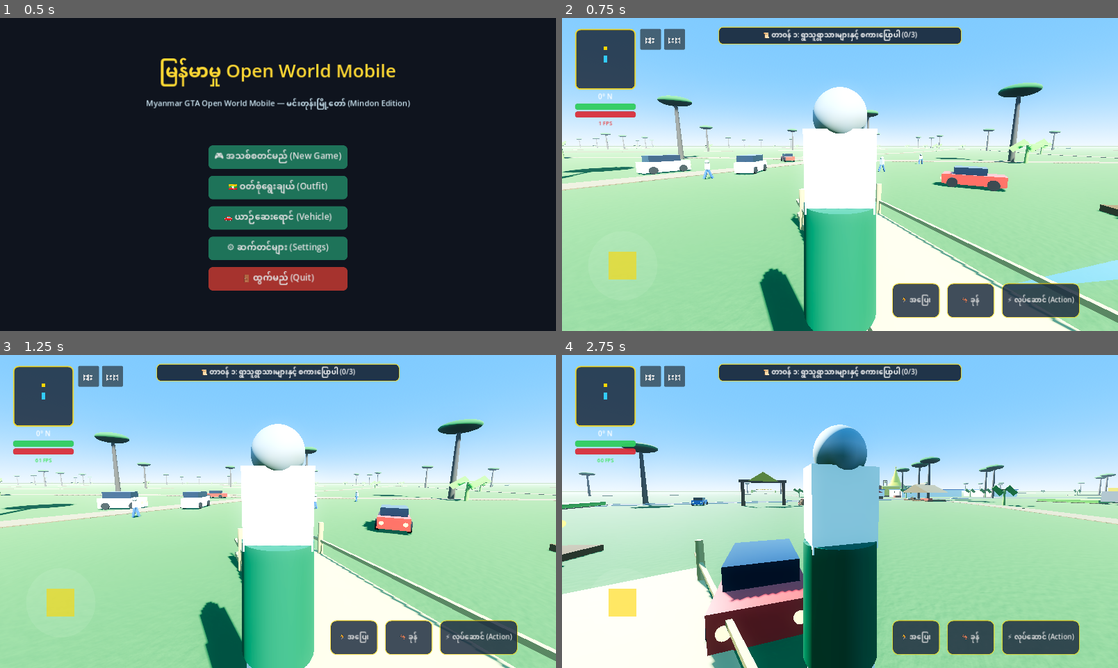
Above: before the commit, frames 1-4 (two rows, left to right).
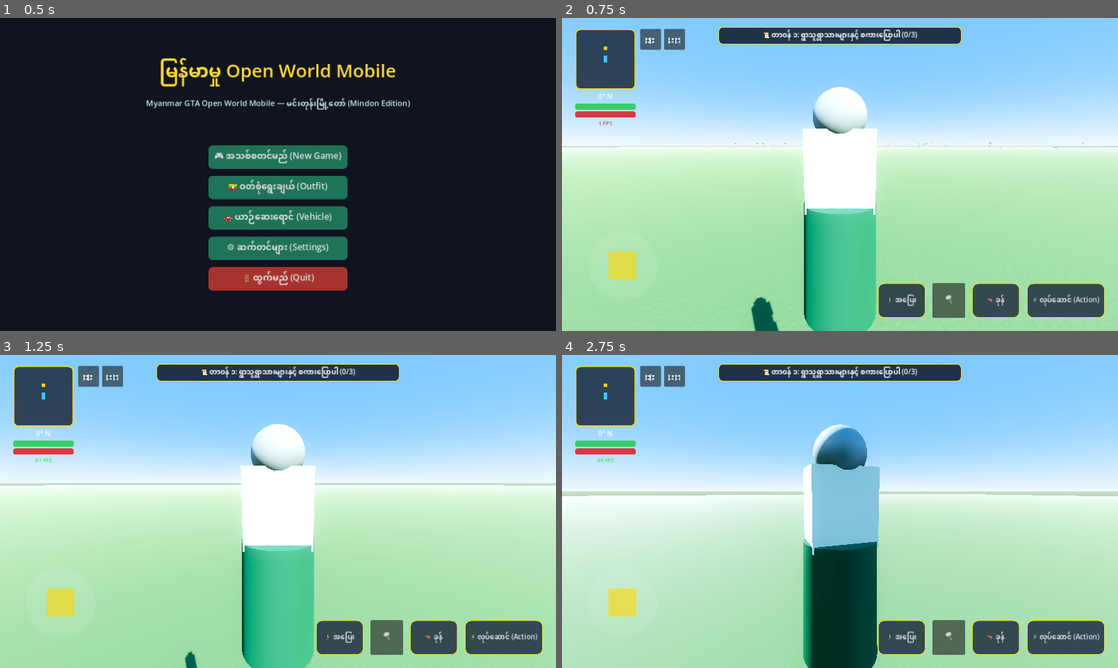
Above: after the commit, the same moments.

Repository: sudohlaingwin/gta-open-world
Game: Godot game, scene res://scenes/main_menu.tscn
Two runs of this game, one before a commit and one after it. Both use one fixed random seed, a clock stepped at 60 frames per second and the inputs below.
Inputs (mouse positions are in pixels of both pictures, inside the frame that each line leads up to):
- Up to frame 1 (0.5 s): no input
- Up to frame 2 (0.75 s): click "🎮 အသစ်စတင်မည် (New Game)" at 0.5 s
- Up to frame 3 (1.25 s): no input
- Up to frame 4 (2.75 s): drag from (628, 611) to (895, 442) at 1.27 s; drag from (728, 527) to (812, 574) at 2.02 s

Frame 1 is identical in both runs. In frame 2, 14% of the frame differs, in the area x 0-100%, y 20-100%; in frame 3, 14%; in frame 4, 25%, in the area x 0-100%, y 22-100%.

Commit message:
feat(slice-148): massive aviation & bullock cart scaling overhaul (11.2m plane, 10.5m heli, 6.8m cart)

Diff:
--- a/scenes/airplane.tscn
+++ b/scenes/airplane.tscn
@@ -1,64 +1,74 @@
-[gd_scene load_steps=11 format=3]
+[gd_scene load_steps=12 format=3]
 
 [ext_resource type="Script" path="res://scripts/aircraft_controller.gd" id="1_aircraft"]
 
 [sub_resource type="BoxShape3D" id="BoxShape3D_plane"]
-size = Vector3(6.0, 1.5, 5.0)
+size = Vector3(11.2, 2.8, 8.8)
 
 [sub_resource type="CylinderMesh" id="CylinderMesh_fuselage"]
-top_radius = 0.5
-bottom_radius = 0.4
-height = 5.0
+top_radius = 0.95
+bottom_radius = 0.75
+height = 8.6
 
 [sub_resource type="BoxMesh" id="BoxMesh_wings"]
-size = Vector3(6.0, 0.1, 1.2)
+size = Vector3(11.2, 0.22, 1.85)
 
 [sub_resource type="BoxMesh" id="BoxMesh_tailfin"]
-size = Vector3(0.1, 1.0, 0.8)
+size = Vector3(0.18, 1.9, 1.5)
+
+[sub_resource type="BoxMesh" id="BoxMesh_tail_wing"]
+size = Vector3(3.6, 0.12, 0.85)
 
 [sub_resource type="BoxMesh" id="BoxMesh_propeller_blade"]
-size = Vector3(1.4, 0.1, 0.05)
+size = Vector3(2.4, 0.18, 0.08)
 
 [sub_resource type="StandardMaterial3D" id="StandardMaterial3D_plane"]
 albedo_color = Color(0.95, 0.95, 0.95, 1)
+roughness = 0.4
+metallic = 0.2
 
 [sub_resource type="StandardMaterial3D" id="StandardMaterial3D_prop_black"]
 albedo_color = Color(0.15, 0.15, 0.15, 1)
 
 [sub_resource type="SphereShape3D" id="SphereShape3D_interact"]
-radius = 4.0
+radius = 5.5
 
 [node name="Airplane" type="CharacterBody3D"]
 script = ExtResource("1_aircraft")
 
 [node name="CollisionShape3D" type="CollisionShape3D" parent="."]
-transform = Transform3D(1, 0, 0, 0, 1, 0, 0, 0, 1, 0, 0.75, 0)
+transform = Transform3D(1, 0, 0, 0, 1, 0, 0, 0, 1, 0, 1.4, 0)
 shape = SubResource("BoxShape3D_plane")
 
 [node name="VisualMesh" type="Node3D" parent="."]
 
 [node name="Fuselage" type="MeshInstance3D" parent="VisualMesh"]
-transform = Transform3D(1, 0, 0, 0, -4.37114e-08, 1, 0, -1, -4.37114e-08, 0, 0.75, 0)
+transform = Transform3D(1, 0, 0, 0, -4.37114e-08, 1, 0, -1, -4.37114e-08, 0, 1.4, 0)
 mesh = SubResource("CylinderMesh_fuselage")
 surface_material_override/0 = SubResource("StandardMaterial3D_plane")
 
 [node name="Wings" type="MeshInstance3D" parent="VisualMesh"]
-transform = Transform3D(1, 0, 0, 0, 1, 0, 0, 0, 1, 0, 0.8, -0.3)
+transform = Transform3D(1, 0, 0, 0, 1, 0, 0, 0, 1, 0, 1.7, -0.6)
 mesh = SubResource("BoxMesh_wings")
 surface_material_override/0 = SubResource("StandardMaterial3D_plane")
 
+[node name="TailWing" type="MeshInstance3D" parent="VisualMesh"]
+transform = Transform3D(1, 0, 0, 0, 1, 0, 0, 0, 1, 0, 1.6, 3.6)
+mesh = SubResource("BoxMesh_tail_wing")
+surface_material_override/0 = SubResource("StandardMaterial3D_plane")
+
 [node name="Tailfin" type="MeshInstance3D" parent="VisualMesh"]
-transform = Transform3D(1, 0, 0, 0, 1, 0, 0, 0, 1, 0, 1.4, 2.0)
+transform = Transform3D(1, 0, 0, 0, 1, 0, 0, 0, 1, 0, 2.45, 3.5)
 mesh = SubResource("BoxMesh_tailfin")
 surface_material_override/0 = SubResource("StandardMaterial3D_plane")
 
 [node name="Propeller" type="MeshInstance3D" parent="VisualMesh"]
-transform = Transform3D(1, 0, 0, 0, 1, 0, 0, 0, 1, 0, 0.75, -2.55)
+transform = Transform3D(1, 0, 0, 0, 1, 0, 0, 0, 1, 0, 1.4, -4.35)
 mesh = SubResource("BoxMesh_propeller_blade")
 surface_material_override/0 = SubResource("StandardMaterial3D_prop_black")
 
 [node name="CockpitSeat" type="Marker3D" parent="."]
-transform = Transform3D(1, 0, 0, 0, 1, 0, 0, 0, 1, 0, 0.9, -0.2)
+transform = Transform3D(1, 0, 0, 0, 1, 0, 0, 0, 1, 0, 1.5, -0.4)
 
 [node name="InteractionArea" type="Area3D" parent="."]
 
--- a/scenes/bullock_cart.tscn
+++ b/scenes/bullock_cart.tscn
@@ -3,49 +3,50 @@
 [ext_resource type="Script" path="res://scripts/mount_controller.gd" id="1_cart"]
 
 [sub_resource type="BoxShape3D" id="BoxShape3D_cart"]
-size = Vector3(2.0, 1.6, 5.2)
+size = Vector3(2.6, 2.4, 6.8)
 
 [sub_resource type="BoxMesh" id="BoxMesh_cart_body"]
-size = Vector3(1.8, 0.8, 2.8)
+size = Vector3(2.4, 0.95, 3.8)
 
 [sub_resource type="StandardMaterial3D" id="StandardMaterial3D_wood"]
 albedo_color = Color(0.45, 0.28, 0.14, 1)
+roughness = 0.85
 
 [sub_resource type="CylinderMesh" id="CylinderMesh_wheel"]
-top_radius = 0.8
-bottom_radius = 0.8
-height = 0.15
+top_radius = 1.1
+bottom_radius = 1.1
+height = 0.18
 
 [sub_resource type="BoxMesh" id="BoxMesh_shaft"]
-size = Vector3(0.12, 0.12, 3.2)
+size = Vector3(0.16, 0.16, 4.4)
 
 [sub_resource type="PrismMesh" id="PrismMesh_canopy"]
 left_to_right = 0.5
-size = Vector3(1.9, 0.8, 2.6)
+size = Vector3(2.5, 1.25, 3.6)
 
 [sub_resource type="StandardMaterial3D" id="StandardMaterial3D_bamboo_mat"]
 albedo_color = Color(0.72, 0.60, 0.38, 1)
 roughness = 0.8
 
 [sub_resource type="BoxMesh" id="BoxMesh_ox_body"]
-size = Vector3(0.65, 0.85, 1.6)
+size = Vector3(0.9, 1.15, 2.4)
 
 [sub_resource type="StandardMaterial3D" id="StandardMaterial3D_ox"]
 albedo_color = Color(0.82, 0.76, 0.65, 1)
 
 [sub_resource type="BoxMesh" id="BoxMesh_ox_head"]
-size = Vector3(0.38, 0.45, 0.55)
+size = Vector3(0.5, 0.6, 0.75)
 
 [sub_resource type="CylinderMesh" id="CylinderMesh_ox_horn"]
-top_radius = 0.02
-bottom_radius = 0.06
-height = 0.35
+top_radius = 0.03
+bottom_radius = 0.08
+height = 0.48
 
 [sub_resource type="StandardMaterial3D" id="StandardMaterial3D_dark_horn"]
 albedo_color = Color(0.2, 0.18, 0.15, 1)
 
 [sub_resource type="SphereShape3D" id="SphereShape3D_cart_interact"]
-radius = 3.2
+radius = 4.2
 
 [node name="BullockCart" type="CharacterBody3D"]
 script = ExtResource("1_cart")
@@ -54,89 +55,89 @@
 trot_speed = 6.0
 
 [node name="CollisionShape3D" type="CollisionShape3D" parent="."]
-transform = Transform3D(1, 0, 0, 0, 1, 0, 0, 0, 1, 0, 0.8, 0)
+transform = Transform3D(1, 0, 0, 0, 1, 0, 0, 0, 1, 0, 1.2, 0)
 shape = SubResource("BoxShape3D_cart")
 
 [node name="VisualMesh" type="Node3D" parent="."]
 
 [node name="CartBody" type="MeshInstance3D" parent="VisualMesh"]
-transform = Transform3D(1, 0, 0, 0, 1, 0, 0, 0, 1, 0, 0.8, 0)
+transform = Transform3D(1, 0, 0, 0, 1, 0, 0, 0, 1, 0, 1.1, 0)
 mesh = SubResource("BoxMesh_cart_body")
 surface_material_override/0 = SubResource("StandardMaterial3D_wood")
 
 [node name="Canopy" type="MeshInstance3D" parent="VisualMesh"]
-transform = Transform3D(1, 0, 0, 0, 1, 0, 0, 0, 1, 0, 1.55, 0)
+transform = Transform3D(1, 0, 0, 0, 1, 0, 0, 0, 1, 0, 2.1, 0)
 mesh = SubResource("PrismMesh_canopy")
 surface_material_override/0 = SubResource("StandardMaterial3D_bamboo_mat")
 
 [node name="ShaftL" type="MeshInstance3D" parent="VisualMesh"]
-transform = Transform3D(1, 0, 0, 0, 1, 0, 0, 0, 1, -0.6, 0.55, -2.4)
+transform = Transform3D(1, 0, 0, 0, 1, 0, 0, 0, 1, -0.85, 0.85, -3.2)
 mesh = SubResource("BoxMesh_shaft")
 surface_material_override/0 = SubResource("StandardMaterial3D_wood")
 
 [node name="ShaftR" type="MeshInstance3D" parent="VisualMesh"]
-transform = Transform3D(1, 0, 0, 0, 1, 0, 0, 0, 1, 0.6, 0.55, -2.4)
+transform = Transform3D(1, 0, 0, 0, 1, 0, 0, 0, 1, 0.85, 0.85, -3.2)
 mesh = SubResource("BoxMesh_shaft")
 surface_material_override/0 = SubResource("StandardMaterial3D_wood")
 
 [node name="OxLeft" type="Node3D" parent="VisualMesh"]
-transform = Transform3D(1, 0, 0, 0, 1, 0, 0, 0, 1, -0.85, 0, -2.8)
+transform = Transform3D(1, 0, 0, 0, 1, 0, 0, 0, 1, -1.15, 0, -3.6)
 
 [node name="OxBody" type="MeshInstance3D" parent="VisualMesh/OxLeft"]
-transform = Transform3D(1, 0, 0, 0, 1, 0, 0, 0, 1, 0, 0.7, 0)
+transform = Transform3D(1, 0, 0, 0, 1, 0, 0, 0, 1, 0, 0.95, 0)
 mesh = SubResource("BoxMesh_ox_body")
 surface_material_override/0 = SubResource("StandardMaterial3D_ox")
 
 [node name="OxHead" type="MeshInstance3D" parent="VisualMesh/OxLeft"]
-transform = Transform3D(1, 0, 0, 0, 1, 0, 0, 0, 1, 0, 1.05, -0.9)
+transform = Transform3D(1, 0, 0, 0, 1, 0, 0, 0, 1, 0, 1.45, -1.25)
 mesh = SubResource("BoxMesh_ox_head")
 surface_material_override/0 = SubResource("StandardMaterial3D_ox")
 
 [node name="HornL" type="MeshInstance3D" parent="VisualMesh/OxLeft"]
-transform = Transform3D(0.94, -0.34, 0, 0.34, 0.94, 0, 0, 0, 1, -0.22, 1.35, -0.95)
+transform = Transform3D(0.94, -0.34, 0, 0.34, 0.94, 0, 0, 0, 1, -0.3, 1.85, -1.3)
 mesh = SubResource("CylinderMesh_ox_horn")
 surface_material_override/0 = SubResource("StandardMaterial3D_dark_horn")
 
 [node name="HornR" type="MeshInstance3D" parent="VisualMesh/OxLeft"]
-transform = Transform3D(0.94, 0.34, 0, -0.34, 0.94, 0, 0, 0, 1, 0.22, 1.35, -0.95)
+transform = Transform3D(0.94, 0.34, 0, -0.34, 0.94, 0, 0, 0, 1, 0.3, 1.85, -1.3)
 mesh = SubResource("CylinderMesh_ox_horn")
 surface_material_override/0 = SubResource("StandardMaterial3D_dark_horn")
 
 [node name="OxRight" type="Node3D" parent="VisualMesh"]
-transform = Transform3D(1, 0, 0, 0, 1, 0, 0, 0, 1, 0.85, 0, -2.8)
+transform = Transform3D(1, 0, 0, 0, 1, 0, 0, 0, 1, 1.15, 0, -3.6)
 
 [node name="OxBody" type="MeshInstance3D" parent="VisualMesh/OxRight"]
-transform = Transform3D(1, 0, 0, 0, 1, 0, 0, 0, 1, 0, 0.7, 0)
+transform = Transform3D(1, 0, 0, 0, 1, 0, 0, 0, 1, 0, 0.95, 0)
 mesh = SubResource("BoxMesh_ox_body")
 surface_material_override/0 = SubResource("StandardMaterial3D_ox")
 
 [node name="OxHead" type="MeshInstance3D" parent="VisualMesh/OxRight"]
-transform = Transform3D(1, 0, 0, 0, 1, 0, 0, 0, 1, 0, 1.05, -0.9)
+transform = Transform3D(1, 0, 0, 0, 1, 0, 0, 0, 1, 0, 1.45, -1.25)
 mesh = SubResource("BoxMesh_ox_head")
 surface_material_override/0 = SubResource("StandardMaterial3D_ox")
 
 [node name="HornL" type="MeshInstance3D" parent="VisualMesh/OxRight"]
-transform = Transform3D(0.94, -0.34, 0, 0.34, 0.94, 0, 0, 0, 1, -0.22, 1.35, -0.95)
+transform = Transform3D(0.94, -0.34, 0, 0.34, 0.94, 0, 0, 0, 1, -0.3, 1.85, -1.3)
 mesh = SubResource("CylinderMesh_ox_horn")
 surface_material_override/0 = SubResource("StandardMaterial3D_dark_horn")
 
 [node name="HornR" type="MeshInstance3D" parent="VisualMesh/OxRight"]
-transform = Transform3D(0.94, 0.34, 0, -0.34, 0.94, 0, 0, 0, 1, 0.22, 1.35, -0.95)
+transform = Transform3D(0.94, 0.34, 0, -0.34, 0.94, 0, 0, 0, 1, 0.3, 1.85, -1.3)
 mesh = SubResource("CylinderMesh_ox_horn")
 surface_material_override/0 = SubResource("StandardMaterial3D_dark_horn")
 
 [node name="WheelLeft" type="MeshInstance3D" parent="VisualMesh"]
-transform = Transform3D(0, 0, 1, 0, 1, 0, -1, 0, 0, 1.0, 0.8, 0)
+transform = Transform3D(0, 0, 1, 0, 1, 0, -1, 0, 0, 1.35, 1.1, 0)
 mesh = SubResource("CylinderMesh_wheel")
 surface_material_override/0 = SubResource("StandardMaterial3D_wood")
 
 [node name="WheelRight" type="MeshInstance3D" parent="VisualMesh"]
-transform = Transform3D(0, 0, 1, 0, 1, 0, -1, 0, 0, -1.0, 0.8, 0)
+transform = Transform3D(0, 0, 1, 0, 1, 0, -1, 0, 0, -1.35, 1.1, 0)
 mesh = SubResource("CylinderMesh_wheel")
 surface_material_override/0 = SubResource("StandardMaterial3D_wood")
 
 [node name="SaddlePoint" type="Marker3D" parent="."]
-transform = Transform3D(1, 0, 0, 0, 1, 0, 0, 0, 1, 0, 1.3, -0.4)
+transform = Transform3D(1, 0, 0, 0, 1, 0, 0, 0, 1, 0, 1.75, -0.6)
 
 [node name="InteractionArea" type="Area3D" parent="."]
 
--- a/scenes/helicopter.tscn
+++ b/scenes/helicopter.tscn
@@ -3,26 +3,28 @@
 [ext_resource type="Script" path="res://scripts/helicopter_controller.gd" id="1_heli"]
 
 [sub_resource type="BoxShape3D" id="BoxShape3D_heli"]
-size = Vector3(3.0, 2.5, 6.0)
+size = Vector3(3.8, 3.6, 9.5)
 
 [sub_resource type="SphereMesh" id="SphereMesh_cockpit"]
-radius = 1.2
-height = 2.4
+radius = 1.65
+height = 3.3
 
 [sub_resource type="BoxMesh" id="BoxMesh_tail"]
-size = Vector3(0.4, 0.4, 3.5)
+size = Vector3(0.55, 0.55, 5.2)
 
 [sub_resource type="BoxMesh" id="BoxMesh_rotor_blade"]
-size = Vector3(6.5, 0.05, 0.4)
+size = Vector3(10.5, 0.08, 0.55)
 
 [sub_resource type="BoxMesh" id="BoxMesh_tail_rotor"]
-size = Vector3(0.05, 1.2, 0.15)
+size = Vector3(0.08, 1.8, 0.22)
 
 [sub_resource type="BoxMesh" id="BoxMesh_skid"]
-size = Vector3(0.12, 0.12, 3.8)
+size = Vector3(0.18, 0.18, 5.4)
 
 [sub_resource type="StandardMaterial3D" id="StandardMaterial3D_heli"]
 albedo_color = Color(0.18, 0.30, 0.22, 1)
+roughness = 0.5
+metallic = 0.3
 
 [sub_resource type="StandardMaterial3D" id="StandardMaterial3D_skid"]
 albedo_color = Color(0.2, 0.2, 0.22, 1)
@@ -30,49 +32,49 @@
 roughness = 0.3
 
 [sub_resource type="SphereShape3D" id="SphereShape3D_interact"]
-radius = 4.0
+radius = 5.5
 
 [node name="Helicopter" type="CharacterBody3D"]
 script = ExtResource("1_heli")
 
 [node name="CollisionShape3D" type="CollisionShape3D" parent="."]
-transform = Transform3D(1, 0, 0, 0, 1, 0, 0, 0, 1, 0, 1.25, 0)
+transform = Transform3D(1, 0, 0, 0, 1, 0, 0, 0, 1, 0, 1.8, 0)
 shape = SubResource("BoxShape3D_heli")
 
 [node name="VisualMesh" type="Node3D" parent="."]
 
 [node name="Cockpit" type="MeshInstance3D" parent="VisualMesh"]
-transform = Transform3D(1, 0, 0, 0, 1, 0, 0, 0, 1, 0, 1.2, 0)
+transform = Transform3D(1, 0, 0, 0, 1, 0, 0, 0, 1, 0, 1.75, 0)
 mesh = SubResource("SphereMesh_cockpit")
 surface_material_override/0 = SubResource("StandardMaterial3D_heli")
 
 [node name="Tail" type="MeshInstance3D" parent="VisualMesh"]
-transform = Transform3D(1, 0, 0, 0, 1, 0, 0, 0, 1, 0, 1.4, 2.4)
+transform = Transform3D(1, 0, 0, 0, 1, 0, 0, 0, 1, 0, 1.95, 3.6)
 mesh = SubResource("BoxMesh_tail")
 surface_material_override/0 = SubResource("StandardMaterial3D_heli")
 
 [node name="Rotor" type="MeshInstance3D" parent="VisualMesh"]
-transform = Transform3D(1, 0, 0, 0, 1, 0, 0, 0, 1, 0, 2.5, 0)
+transform = Transform3D(1, 0, 0, 0, 1, 0, 0, 0, 1, 0, 3.4, 0)
 mesh = SubResource("BoxMesh_rotor_blade")
 surface_material_override/0 = SubResource("StandardMaterial3D_heli")
 
 [node name="TailRotor" type="MeshInstance3D" parent="VisualMesh"]
-transform = Transform3D(1, 0, 0, 0, 1, 0, 0, 0, 1, 0.25, 1.4, 4.0)
+transform = Transform3D(1, 0, 0, 0, 1, 0, 0, 0, 1, 0.35, 2.1, 6.0)
 mesh = SubResource("BoxMesh_tail_rotor")
 surface_material_override/0 = SubResource("StandardMaterial3D_heli")
 
 [node name="SkidL" type="MeshInstance3D" parent="VisualMesh"]
-transform = Transform3D(1, 0, 0, 0, 1, 0, 0, 0, 1, -1.1, 0.1, 0)
+transform = Transform3D(1, 0, 0, 0, 1, 0, 0, 0, 1, -1.45, 0.15, 0)
 mesh = SubResource("BoxMesh_skid")
 surface_material_override/0 = SubResource("StandardMaterial3D_skid")
 
 [node name="SkidR" type="MeshInstance3D" parent="VisualMesh"]
-transform = Transform3D(1, 0, 0, 0, 1, 0, 0, 0, 1, 1.1, 0.1, 0)
+transform = Transform3D(1, 0, 0, 0, 1, 0, 0, 0, 1, 1.45, 0.15, 0)
 mesh = SubResource("BoxMesh_skid")
 surface_material_override/0 = SubResource("StandardMaterial3D_skid")
 
 [node name="CockpitSeat" type="Marker3D" parent="."]
-transform = Transform3D(1, 0, 0, 0, 1, 0, 0, 0, 1, 0, 1.2, -0.2)
+transform = Transform3D(1, 0, 0, 0, 1, 0, 0, 0, 1, 0, 1.75, -0.3)
 
 [node name="InteractionArea" type="Area3D" parent="."]
 
Not shown, changed: COLLAB.md
